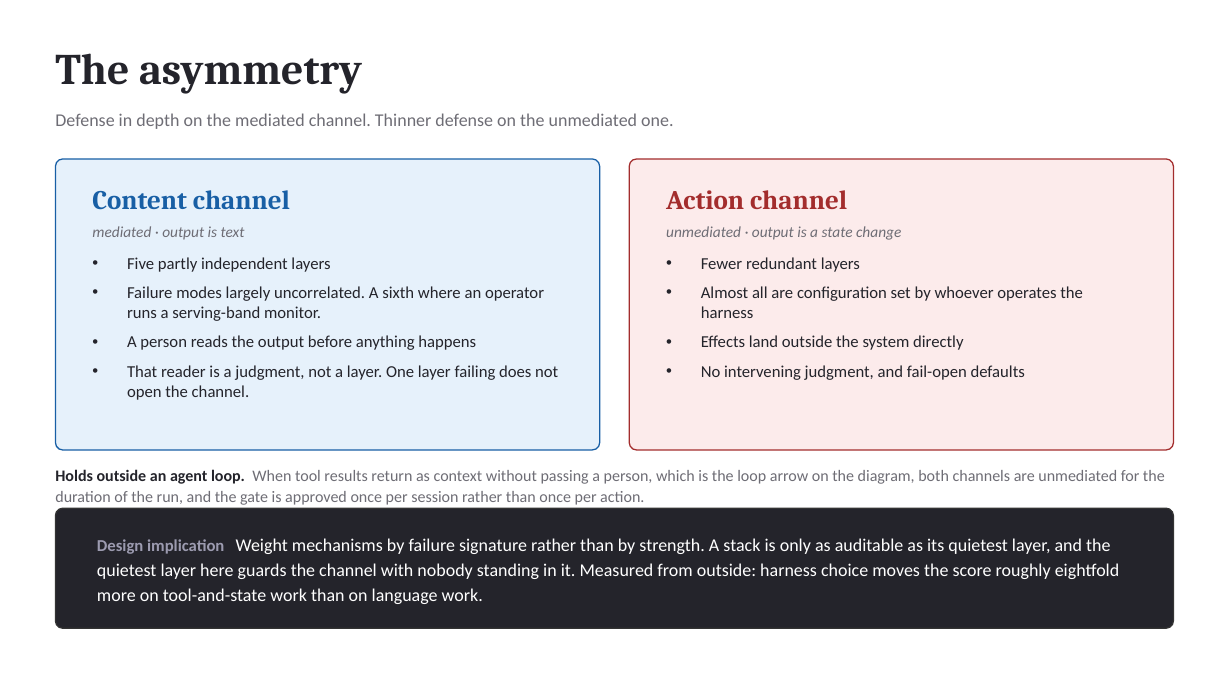
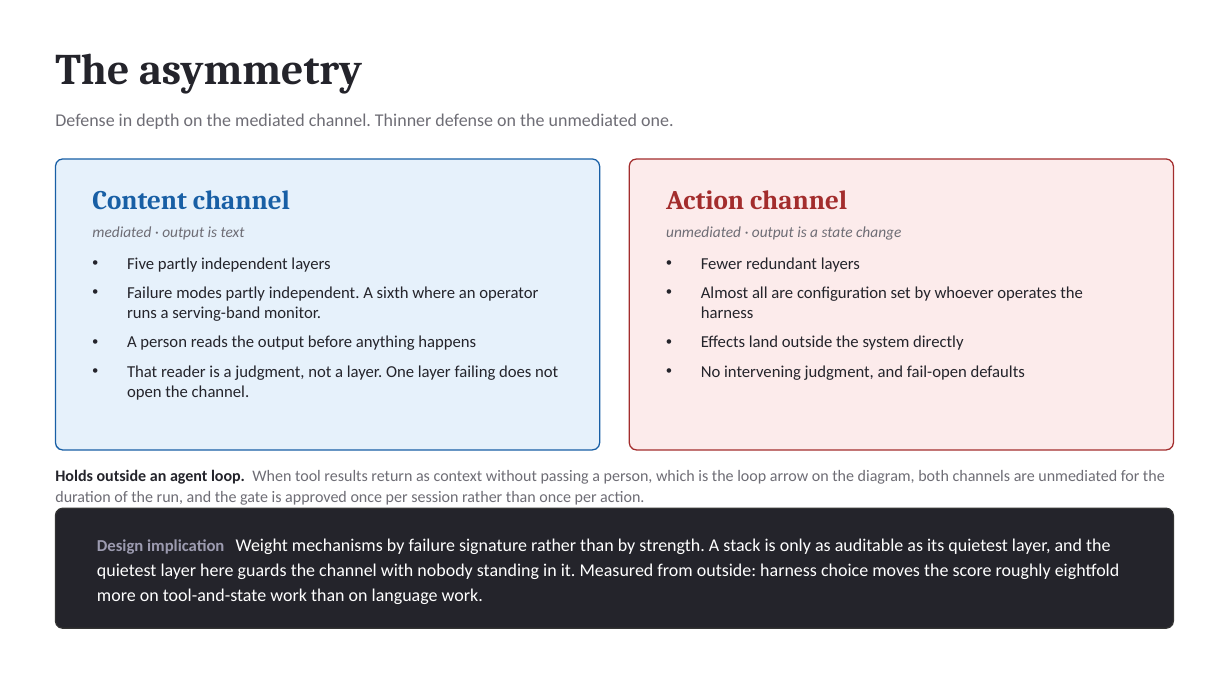
Before and after one commit to djc2002us/where-control-lives, a slide deck: slide 43 of where-control-lives-deck.pptx. Drawn at 1232x693 pixels with LibreOffice and Linux fonts; fonts in the diff are those of the drawing. Boxes give left, top, right and bottom in pixels: in the first picture for what was removed or moved away, otherwise in the second. Text is boxed around its words. In the diff, an @@ line names an element or a change of style, - is before the commit and + after.

```diff
--- a/where-control-lives-deck.pptx
+++ b/where-control-lives-deck.pptx
@@ text at (x1=127, y1=286, x2=538, y2=321): text changed @@
-• Failure modes largely uncorrelated. A sixth where an operator runs a serving-band monitor.
+• Failure modes partly independent. A sixth where an operator runs a serving-band monitor.
```
Also in this commit, not shown: 4 other slides changed, 3 other files.
